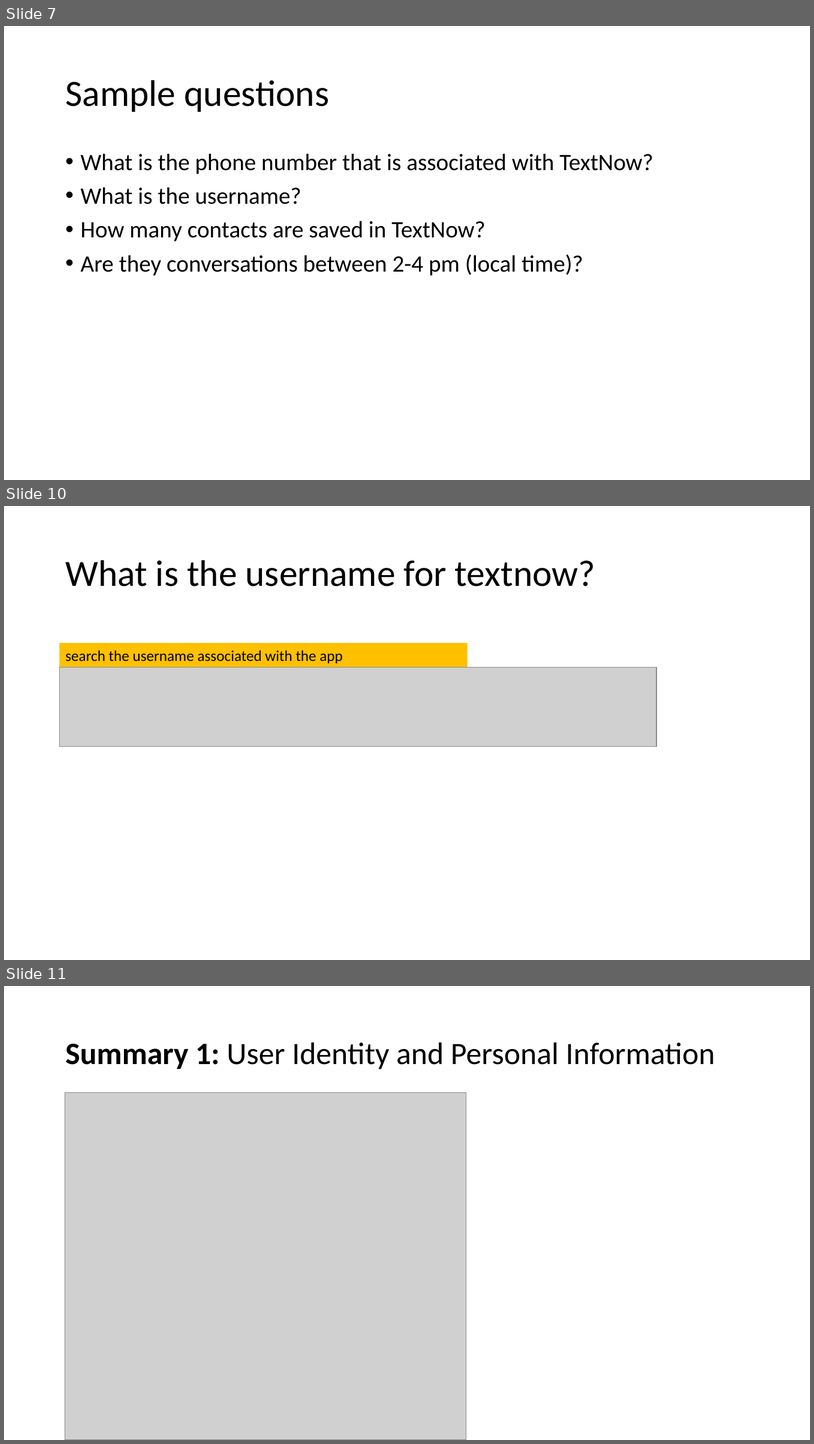
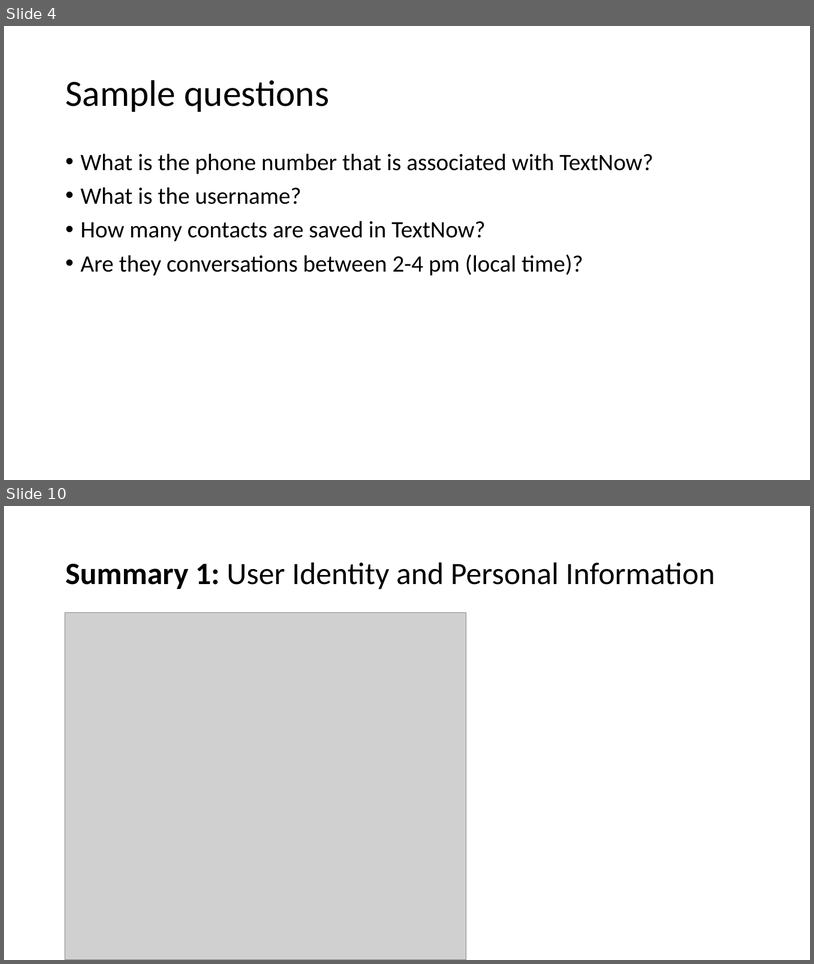
Before and after one commit to frankwxu/digital-forensics-lab, a slide deck: Android10/5_3_2_Third_Party_App_Investigation _textnow.pptx. Shown one above the other, each under a label of ours: slides 7, 10 and 11 before the commit, slides 4 and 10 after it; the slides between them are not shown. The pictures are 814x1444 and 814x964 pixels, drawn with LibreOffice and Linux fonts; fonts in the diff are those of the drawing; grey boxes stand for pictures; background and template pictures are left out. Boxes give left, top, right and bottom in pixels: in the first picture for what was removed or moved away, otherwise in the second. Text is boxed around its words. In the diff, an @@ line names an element or a change of style, - is before the commit and + after.

```diff
--- a/Android10/5_3_2_Third_Party_App_Investigation _textnow.pptx
+++ b/Android10/5_3_2_Third_Party_App_Investigation _textnow.pptx
@@ slide 10 removed at (x1=4, y1=506, x2=810, y2=960), background #FFFFFF @@
@@ title removed at (x1=65, y1=560, x2=596, y2=586) @@
-What is the username for textnow?
@@ rectangle removed at (x1=60, y1=643, x2=468, y2=667) @@
-search the username associated with the app
@@ picture removed at (x1=60, y1=667, x2=657, y2=747) @@
@@ what was slide 7 is now slide 4 @@
@@ what was slide 11 is now slide 10 @@
```
Also in this commit, not shown: 8 slides changed, 1 other file.
